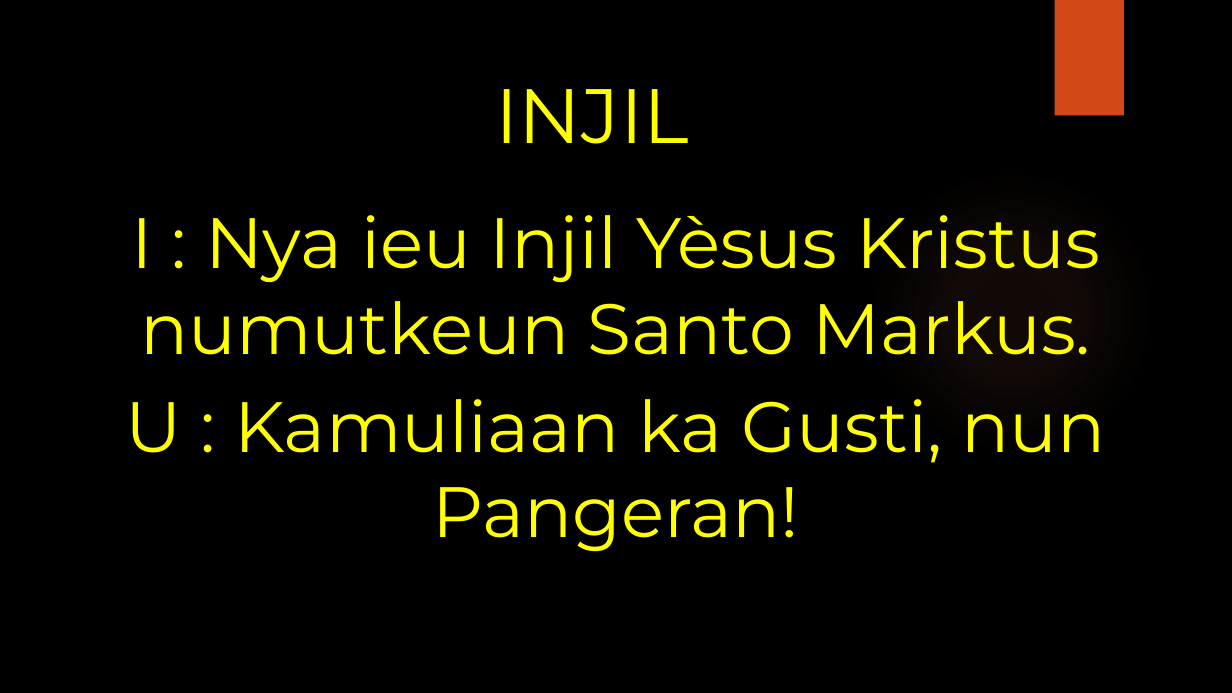
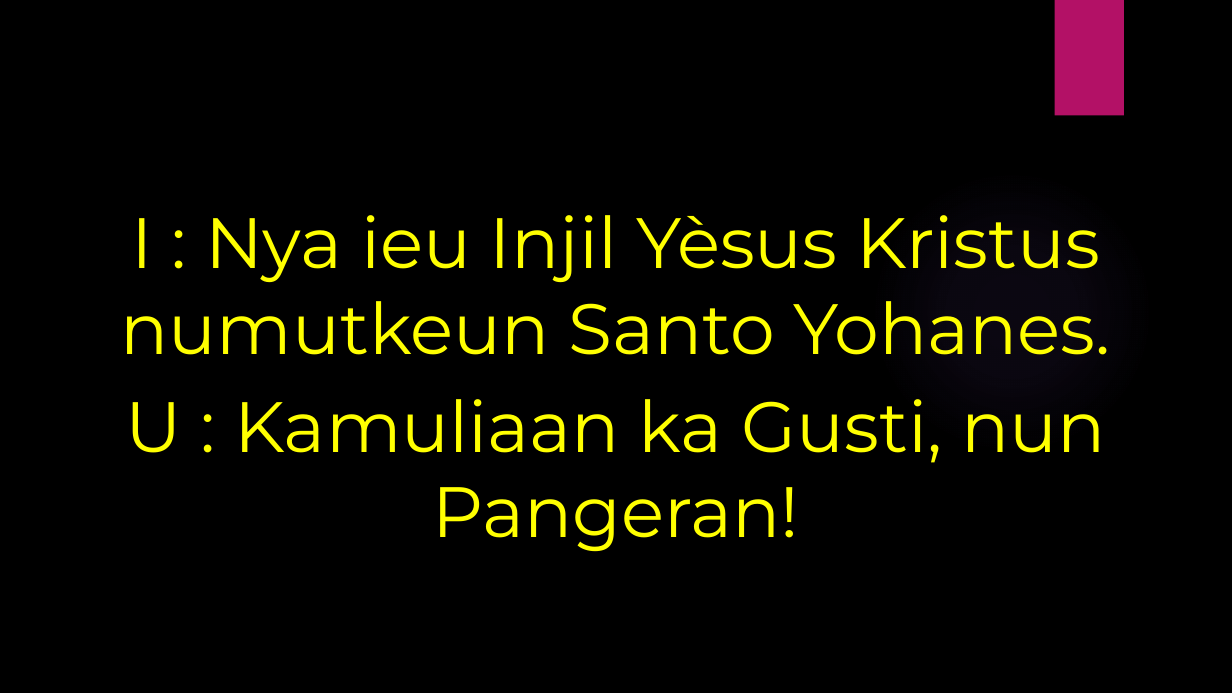
Before and after one commit to laurensius/Slide_Misa_KRC, a slide deck: slide 26 of 2020 12 tanggal 12- 13/Slide Misa Bahasa Sunda.pptx. Drawn at 1232x693 pixels with LibreOffice and Linux fonts; fonts in the diff are those of the drawing; background and template pictures are left out. Boxes give left, top, right and bottom in pixels: in the first picture for what was removed or moved away, otherwise in the second. Text is boxed around its words. In the diff, an @@ line names an element or a change of style, - is before the commit and + after.

```diff
--- a/2020 12 tanggal 12- 13/Slide Misa Bahasa Sunda.pptx
+++ b/2020 12 tanggal 12- 13/Slide Misa Bahasa Sunda.pptx
@@ rectangle at [1055,0,1124,116]: fill #D34817 to #B31166 @@
@@ title removed at [496,89,689,144] @@
-INJIL
@@ ellipse at [870,169,1154,454]: fill gradient #EF8C6A to gradient #9B6BF2 @@
@@ text at [121,215,1110,355]: text changed @@
-I : Nya ieu Injil Yèsus Kristus numutkeun Santo Markus.
+I : Nya ieu Injil Yèsus Kristus numutkeun Santo Yohanes.
```
Also in this commit, not shown: 55 other slides changed, 1 slide added, 1 slide removed, 1 other file.
